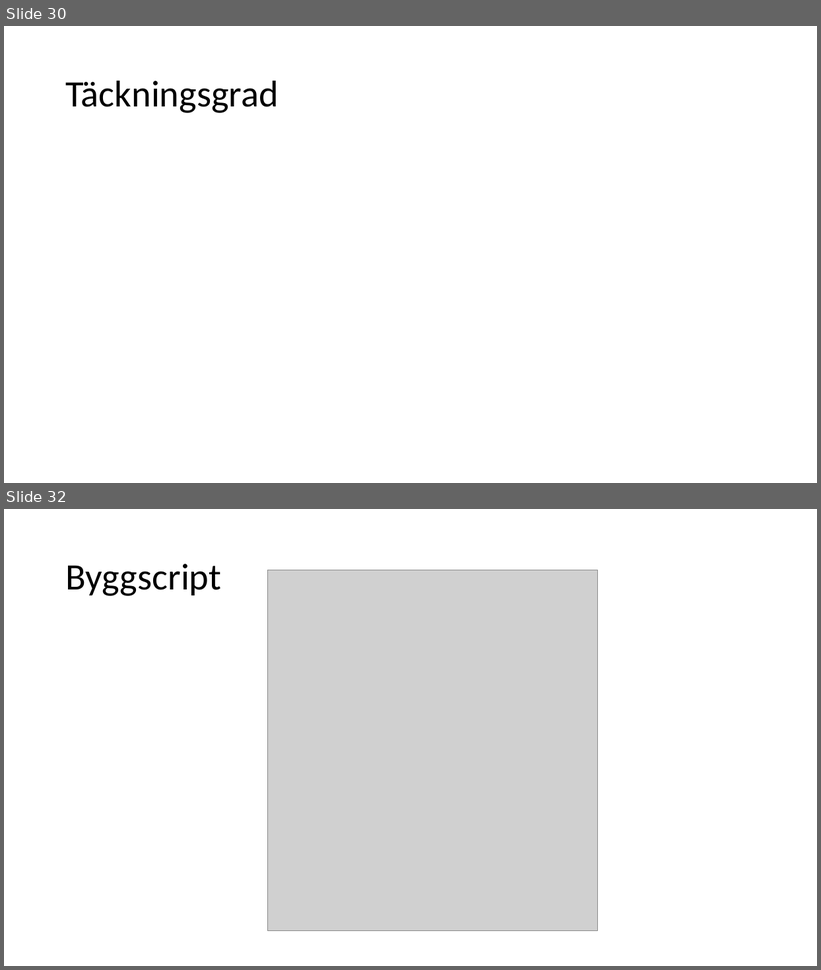
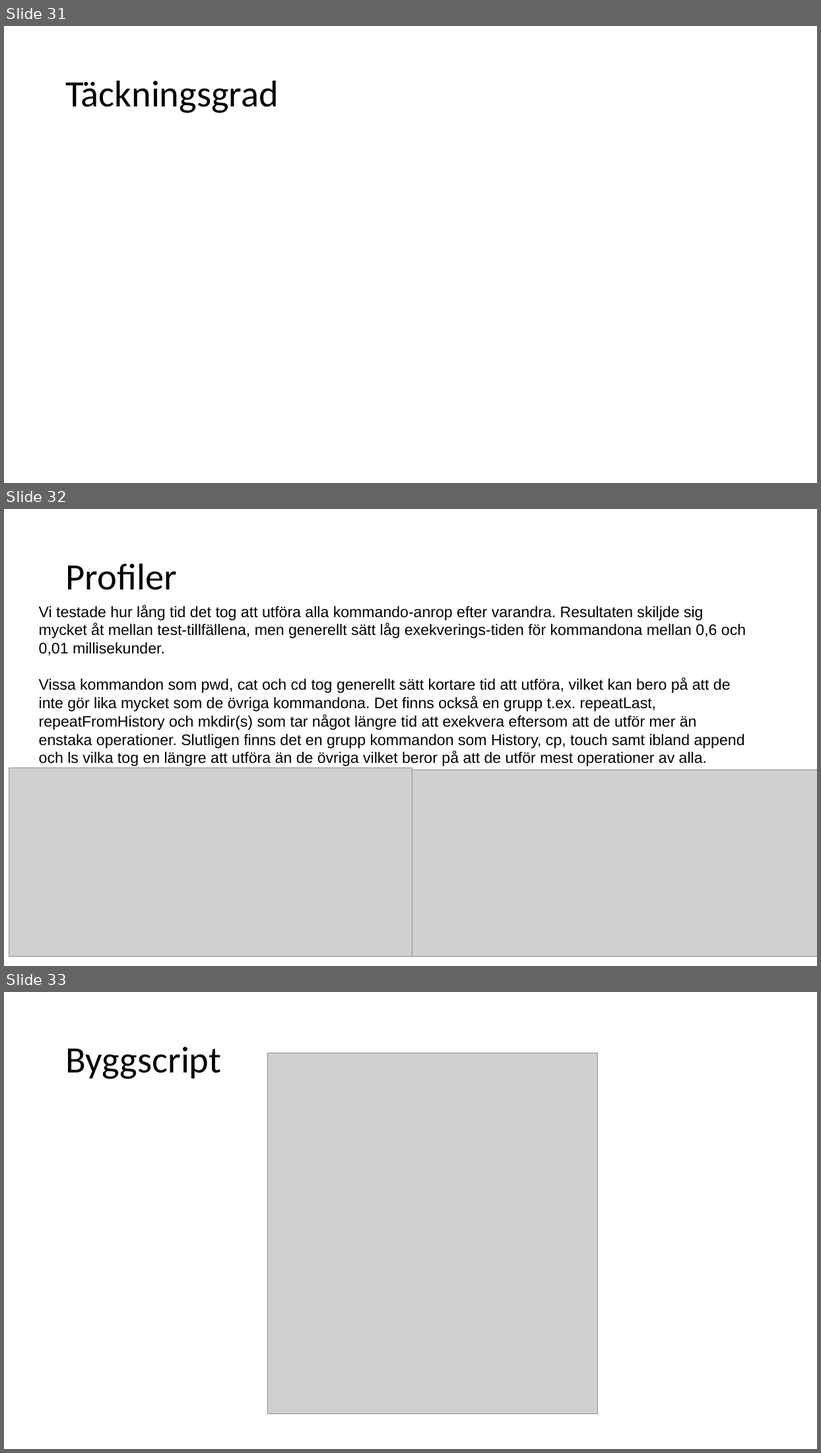
Before and after one commit to Pontussand/INTE2016Project, a slide deck: reports/Slutredovisning/slutredovisning_grupp2.pptx. Shown one above the other, each under a label of ours: slides 30 and 32 before the commit, slides 31, 32 and 33 after it; the slides between them are not shown. The pictures are 821x970 and 821x1453 pixels, drawn with LibreOffice and Linux fonts; fonts in the diff are those of the drawing; grey boxes stand for pictures. Boxes give left, top, right and bottom in pixels: in the first picture for what was removed or moved away, otherwise in the second. Text is boxed around its words. In the diff, an @@ line names an element or a change of style, - is before the commit and + after.

```diff
--- a/reports/Slutredovisning/slutredovisning_grupp2.pptx
+++ b/reports/Slutredovisning/slutredovisning_grupp2.pptx
@@ slide 32 added at (4,509,817,966), background #FFFFFF @@
@@ text added at (66,563,177,590), 44 pt, text #000000 @@
+Profiler
@@ text added at (39,605,746,766), 18 pt, text #000000 @@
+Vi testade hur lång tid det tog att utföra alla kommando-anrop efter varandra. Resultaten skiljde sig mycket åt mellan test-tillfällena, men generellt sätt låg exekverings-tiden för kommandona mellan 0,6 och 0,01 millisekunder.
+Vissa kommandon som pwd, cat och cd tog generellt sätt kortare tid att utföra, vilket kan bero på att de inte gör lika mycket som de övriga kommandona. Det finns också en grupp t.ex. repeatLast, repeatFromHistory och mkdir(s) som tar något längre tid att exekvera eftersom att de utför mer än enstaka operationer. Slutligen finns det en grupp kommandon som History, cp, touch samt ibland append och ls vilka tog en längre att utföra än de övriga vilket beror på att de utför mest operationer av alla.
@@ picture added at (9,768,412,956) @@
@@ picture added at (411,770,817,957) @@
@@ what was slide 30 is now slide 31 @@
@@ what was slide 32 is now slide 33 @@
```
Also in this commit, not shown: 2 slides changed, 3 other slides added, 3 slides removed.
